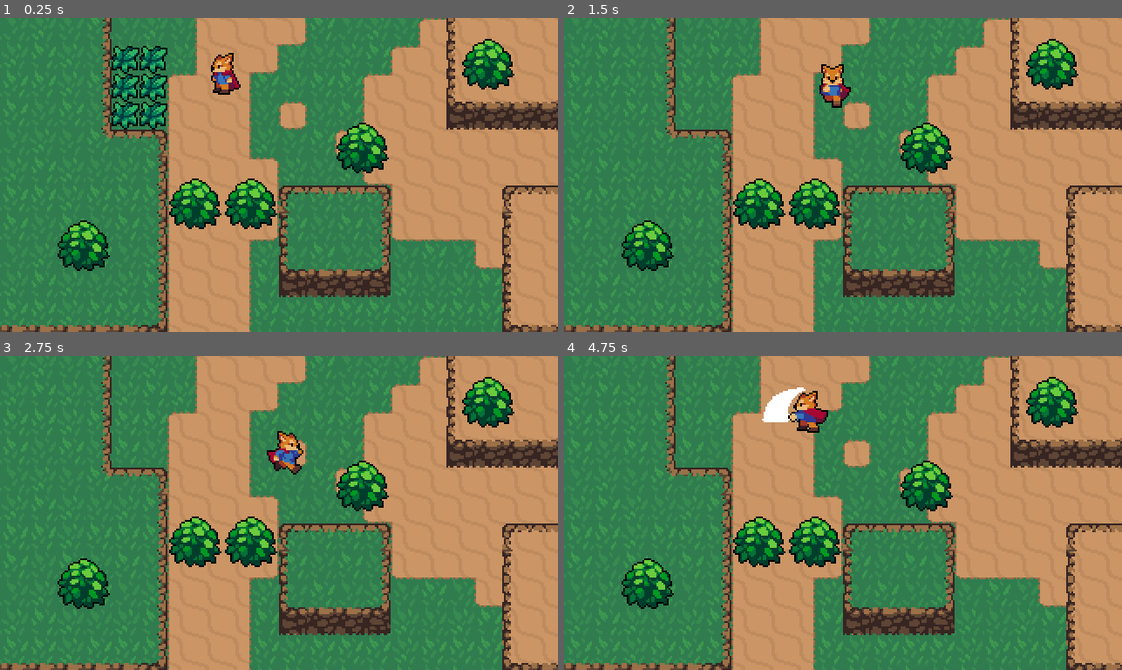
Above: before the commit, frames 1-4 (two rows, left to right).
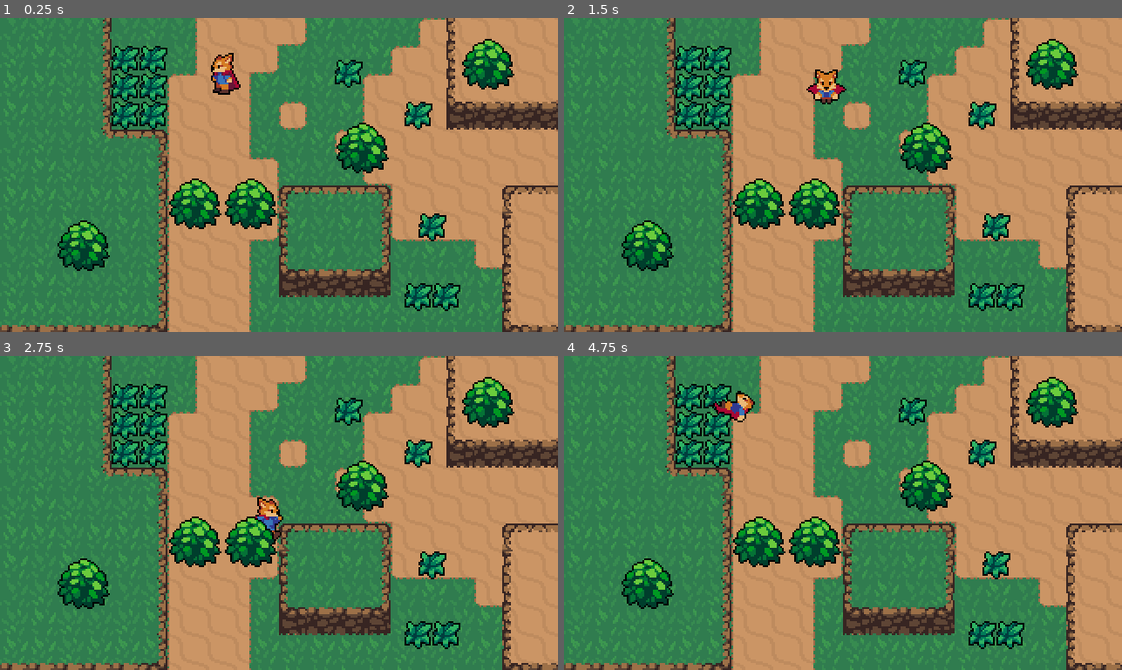
Above: after the commit, the same moments.

Repository: mccordgh/godot_heartbeast_rpg_tutorial
Game: Godot game, scene res://World.tscn
Two runs of this game, one before a commit and one after it. Both use one fixed random seed, a clock stepped at 60 frames per second and the inputs below.
Inputs:
- Up to frame 1 (0.25 s): no input
- Up to frame 2 (1.5 s): tap Enter at 0.5 s; hold Right (ui_right) 0.53-1.28 s; tap J (attack) at 0.6 s; tap K (roll, bound only after the commit) at 0.8, 1.35 s; hold Down (ui_down) from 1.28 s (still down)
- Up to frame 3 (2.75 s): tap J (attack) at 1.55, 2.1 s; release Down (ui_down) at 2.03 s; hold Right (ui_right) from 2.03 s (still down); tap K (roll, bound only after the commit) at 2.3 s
- Up to frame 4 (4.75 s): release Right (ui_right) at 2.78 s; hold Up (ui_up) 2.78-3.53 s; tap K (roll, bound only after the commit) at 2.85, 3.8, 4.35 s; tap J (attack) at 3.05, 3.6, 4.55 s; hold Left (ui_left) from 3.53 s (still down)

The runs differ from the first frame. In frame 1, 1.7% of the frame differs, in the area x 60-83%, y 13-94%; in frame 2, 4.3%; in frame 3, 4.6%; in frame 4, 5.0%, in the area x 20-83%, y 8-94%.

Commit message:
video 12

Diff:
--- /dev/null
+++ b/Collision/Hitbox.tscn
@@ -0,0 +1,8 @@
+[gd_scene format=2]
+
+[node name="Hitbox" type="Area2D"]
+collision_layer = 0
+collision_mask = 0
+
+[node name="CollisionShape2D" type="CollisionShape2D" parent="."]
+disabled = true
--- /dev/null
+++ b/Collision/Hurtbox.tscn
@@ -0,0 +1,7 @@
+[gd_scene format=2]
+
+[node name="Hurtbox" type="Area2D"]
+collision_layer = 0
+collision_mask = 0
+
+[node name="CollisionShape2D" type="CollisionShape2D" parent="."]
--- a/Player/Player.gd
+++ b/Player/Player.gd
@@ -4,6 +4,7 @@
 const ACCELERATION = 500
 const MAX_SPEED = 80
 const FRICTION = 500
+const ROLL_SPEED = 125
 
 onready var animation_player = $AnimationPlayer
 onready var animation_tree = $AnimationTree
@@ -17,13 +18,13 @@
 
 var state = MOVE
 var velocity = Vector2.ZERO
-
+var roll_vector = Vector2.LEFT
 
 func _ready():
 	animation_tree.active = true
 
 
-func _process(delta):
+func _physics_process(delta):
 	match state:
 		MOVE:
 			move_state(delta)
@@ -42,9 +43,12 @@
 
 	# Player is moving
 	if input_vector != Vector2.ZERO:
+		roll_vector = input_vector
+
 		animation_tree.set("parameters/Idle/blend_position", input_vector)
 		animation_tree.set("parameters/Run/blend_position", input_vector)
 		animation_tree.set("parameters/Attack/blend_position", input_vector)
+		animation_tree.set("parameters/Roll/blend_position", input_vector)
 		animation_state.travel("Run")
 
 		velocity = velocity.move_toward(input_vector * MAX_SPEED, ACCELERATION * delta)
@@ -53,10 +57,17 @@
 		animation_state.travel("Idle")
 		velocity = velocity.move_toward(Vector2.ZERO, FRICTION * delta)
 
-	velocity = move_and_slide(velocity)
+	move()
 
 	if Input.is_action_just_pressed("attack"):
 		state = ATTACK
+
+	if Input.is_action_just_pressed("roll"):
+		state = ROLL
+
+
+func move():
+	velocity = move_and_slide(velocity)
 
 
 func attack_state(delta):
@@ -64,8 +75,12 @@
 
 
 func back_to_move_state():
+	velocity = velocity / 2
 	state = MOVE
 
 
 func roll_state(delta):
-	pass
+	animation_state.travel("Roll")
+
+	velocity = (roll_vector * ROLL_SPEED) * 0.75
+	move()
--- a/Player/Player.tscn
+++ b/Player/Player.tscn
@@ -1,7 +1,8 @@
-[gd_scene load_steps=40 format=2]
+[gd_scene load_steps=53 format=2]
 
 [ext_resource path="res://Player/Player.gd" type="Script" id=1]
 [ext_resource path="res://Player/Player.png" type="Texture" id=2]
+[ext_resource path="res://Collision/Hitbox.tscn" type="PackedScene" id=3]
 
 [sub_resource type="CapsuleShape2D" id=1]
 radius = 4.0
@@ -36,6 +37,30 @@
 "method": "back_to_move_state"
 } ]
 }
+tracks/2/type = "value"
+tracks/2/path = NodePath("HitboxPosition:rotation_degrees")
+tracks/2/interp = 1
+tracks/2/loop_wrap = true
+tracks/2/imported = false
+tracks/2/enabled = true
+tracks/2/keys = {
+"times": PoolRealArray( 0 ),
+"transitions": PoolRealArray( 1 ),
+"update": 0,
+"values": [ 90.0 ]
+}
+tracks/3/type = "value"
+tracks/3/path = NodePath("HitboxPosition/SwordHitbox/CollisionShape2D:disabled")
+tracks/3/interp = 1
+tracks/3/loop_wrap = true
+tracks/3/imported = false
+tracks/3/enabled = true
+tracks/3/keys = {
+"times": PoolRealArray( 0.1, 0.3 ),
+"transitions": PoolRealArray( 1, 1 ),
+"update": 1,
+"values": [ false, true ]
+}
 
 [sub_resource type="Animation" id=28]
 resource_name = "AttackLeft"
@@ -66,6 +91,30 @@
 "method": "back_to_move_state"
 } ]
 }
+tracks/2/type = "value"
+tracks/2/path = NodePath("HitboxPosition:rotation_degrees")
+tracks/2/interp = 1
+tracks/2/loop_wrap = true
+tracks/2/imported = false
+tracks/2/enabled = true
+tracks/2/keys = {
+"times": PoolRealArray( 0 ),
+"transitions": PoolRealArray( 1 ),
+"update": 0,
+"values": [ 180.0 ]
+}
+tracks/3/type = "value"
+tracks/3/path = NodePath("HitboxPosition/SwordHitbox/CollisionShape2D:disabled")
+tracks/3/interp = 1
+tracks/3/loop_wrap = true
+tracks/3/imported = false
+tracks/3/enabled = true
+tracks/3/keys = {
+"times": PoolRealArray( 0.1, 0.3 ),
+"transitions": PoolRealArray( 1, 1 ),
+"update": 1,
+"values": [ false, true ]
+}
 
 [sub_resource type="Animation" id=29]
 resource_name = "AttackRight"
@@ -96,6 +145,30 @@
 "method": "back_to_move_state"
 } ]
 }
+tracks/2/type = "value"
+tracks/2/path = NodePath("HitboxPosition:rotation_degrees")
+tracks/2/interp = 1
+tracks/2/loop_wrap = true
+tracks/2/imported = false
+tracks/2/enabled = true
+tracks/2/keys = {
+"times": PoolRealArray( 0 ),
+"transitions": PoolRealArray( 1 ),
+"update": 0,
+"values": [ 0.0 ]
+}
+tracks/3/type = "value"
+tracks/3/path = NodePath("HitboxPosition/SwordHitbox/CollisionShape2D:disabled")
+tracks/3/interp = 1
+tracks/3/loop_wrap = true
+tracks/3/imported = false
+tracks/3/enabled = true
+tracks/3/keys = {
+"times": PoolRealArray( 0.1, 0.3 ),
+"transitions": PoolRealArray( 1, 1 ),
+"update": 1,
+"values": [ false, true ]
+}
 
 [sub_resource type="Animation" id=30]
 resource_name = "AttackUp"
@@ -126,6 +199,30 @@
 "method": "back_to_move_state"
 } ]
 }
+tracks/2/type = "value"
+tracks/2/path = NodePath("HitboxPosition:rotation_degrees")
+tracks/2/interp = 1
+tracks/2/loop_wrap = true
+tracks/2/imported = false
+tracks/2/enabled = true
+tracks/2/keys = {
+"times": PoolRealArray( 0 ),
+"transitions": PoolRealArray( 1 ),
+"update": 0,
+"values": [ -90.0 ]
+}
+tracks/3/type = "value"
+tracks/3/path = NodePath("HitboxPosition/SwordHitbox/CollisionShape2D:disabled")
+tracks/3/interp = 1
+tracks/3/loop_wrap = true
+tracks/3/imported = false
+tracks/3/enabled = true
+tracks/3/keys = {
+"times": PoolRealArray( 0.1, 0.3 ),
+"transitions": PoolRealArray( 1, 1 ),
+"update": 1,
+"values": [ false, true ]
+}
 
 [sub_resource type="Animation" id=10]
 resource_name = "IdleDown"
@@ -208,6 +305,150 @@
 "transitions": PoolRealArray( 1 ),
 "update": 0,
 "values": [ 1 ]
+}
+tracks/1/type = "value"
+tracks/1/path = NodePath("HitboxPosition:rotation_degrees")
+tracks/1/interp = 1
+tracks/1/loop_wrap = true
+tracks/1/imported = false
+tracks/1/enabled = true
+tracks/1/keys = {
+"times": PoolRealArray( 0 ),
+"transitions": PoolRealArray( 1 ),
+"update": 0,
+"values": [ 0.0 ]
+}
+tracks/2/type = "value"
+tracks/2/path = NodePath("HitboxPosition/SwordHitbox/CollisionShape2D:disabled")
+tracks/2/interp = 1
+tracks/2/loop_wrap = true
+tracks/2/imported = false
+tracks/2/enabled = true
+tracks/2/keys = {
+"times": PoolRealArray( 0 ),
+"transitions": PoolRealArray( 1 ),
+"update": 0,
+"values": [ true ]
+}
+
+[sub_resource type="Animation" id=39]
+resource_name = "RollDown"
+length = 0.5
+tracks/0/type = "value"
+tracks/0/path = NodePath("Sprite:frame")
+tracks/0/interp = 1
+tracks/0/loop_wrap = true
+tracks/0/imported = false
+tracks/0/enabled = true
+tracks/0/keys = {
+"times": PoolRealArray( 0, 0.1, 0.2, 0.3, 0.4 ),
+"transitions": PoolRealArray( 1, 1, 1, 1, 1 ),
+"update": 1,
+"values": [ 55, 56, 57, 58, 59 ]
+}
+tracks/1/type = "method"
+tracks/1/path = NodePath(".")
+tracks/1/interp = 1
+tracks/1/loop_wrap = true
+tracks/1/imported = false
+tracks/1/enabled = true
+tracks/1/keys = {
+"times": PoolRealArray( 0.5 ),
+"transitions": PoolRealArray( 1 ),
+"values": [ {
+"args": [  ],
+"method": "back_to_move_state"
+} ]
+}
+
+[sub_resource type="Animation" id=40]
+resource_name = "RollLeft"
+length = 0.5
+tracks/0/type = "value"
+tracks/0/path = NodePath("Sprite:frame")
+tracks/0/interp = 1
+tracks/0/loop_wrap = true
+tracks/0/imported = false
+tracks/0/enabled = true
+tracks/0/keys = {
+"times": PoolRealArray( 0, 0.1, 0.2, 0.3, 0.4 ),
+"transitions": PoolRealArray( 1, 1, 1, 1, 1 ),
+"update": 1,
+"values": [ 50, 51, 52, 53, 54 ]
+}
+tracks/1/type = "method"
+tracks/1/path = NodePath(".")
+tracks/1/interp = 1
+tracks/1/loop_wrap = true
+tracks/1/imported = false
+tracks/1/enabled = true
+tracks/1/keys = {
+"times": PoolRealArray( 0.5 ),
+"transitions": PoolRealArray( 1 ),
+"values": [ {
+"args": [  ],
+"method": "back_to_move_state"
+} ]
+}
+
+[sub_resource type="Animation" id=41]
+resource_name = "RollRight"
+length = 0.5
+tracks/0/type = "value"
+tracks/0/path = NodePath("Sprite:frame")
+tracks/0/interp = 1
+tracks/0/loop_wrap = true
+tracks/0/imported = false
+tracks/0/enabled = true
+tracks/0/keys = {
+"times": PoolRealArray( 0, 0.1, 0.2, 0.3, 0.4 ),
+"transitions": PoolRealArray( 1, 1, 1, 1, 1 ),
+"update": 1,
+"values": [ 40, 41, 42, 43, 44 ]
+}
+tracks/1/type = "method"
+tracks/1/path = NodePath(".")
+tracks/1/interp = 1
+tracks/1/loop_wrap = true
+tracks/1/imported = false
+tracks/1/enabled = true
+tracks/1/keys = {
+"times": PoolRealArray( 0.5 ),
+"transitions": PoolRealArray( 1 ),
+"values": [ {
+"args": [  ],
+"method": "back_to_move_state"
+} ]
+}
+
+[sub_resource type="Animation" id=42]
+resource_name = "RollUp"
+length = 0.5
+tracks/0/type = "value"
+tracks/0/path = NodePath("Sprite:frame")
+tracks/0/interp = 1
+tracks/0/loop_wrap = true
+tracks/0/imported = false
+tracks/0/enabled = true
+tracks/0/keys = {
+"times": PoolRealArray( 0, 0.1, 0.2, 0.3, 0.4 ),
+"transitions": PoolRealArray( 1, 1, 1, 1, 1 ),
+"update": 1,
+"values": [ 45, 46, 47, 48, 49 ]
+}
+tracks/1/type = "method"
+tracks/1/path = NodePath(".")
+tracks/1/interp = 1
+tracks/1/loop_wrap = true
+tracks/1/imported = false
+tracks/1/enabled = true
+tracks/1/keys = {
+"times": PoolRealArray( 0.5 ),
+"transitions": PoolRealArray( 1 ),
+"values": [ {
+"args": [  ],
+"method": "back_to_move_state"
+} ]
 }
 
 [sub_resource type="Animation" id=6]
@@ -332,6 +573,31 @@
 max_space = Vector2( 1, 1.1 )
 blend_mode = 1
 
+[sub_resource type="AnimationNodeAnimation" id=46]
+animation = "RollLeft"
+
+[sub_resource type="AnimationNodeAnimation" id=47]
+animation = "RollUp"
+
+[sub_resource type="AnimationNodeAnimation" id=48]
+animation = "RollRight"
+
+[sub_resource type="AnimationNodeAnimation" id=49]
+animation = "RollDown"
+
+[sub_resource type="AnimationNodeBlendSpace2D" id=43]
+blend_point_0/node = SubResource( 46 )
+blend_point_0/pos = Vector2( -1, 0 )
+blend_point_1/node = SubResource( 47 )
+blend_point_1/pos = Vector2( 0, -1.1 )
+blend_point_2/node = SubResource( 48 )
+blend_point_2/pos = Vector2( 1, 0 )
+blend_point_3/node = SubResource( 49 )
+blend_point_3/pos = Vector2( 0, 1.1 )
+min_space = Vector2( -1, -1.1 )
+max_space = Vector2( 1, 1.1 )
+blend_mode = 1
+
 [sub_resource type="AnimationNodeAnimation" id=20]
 animation = "RunLeft"
 
@@ -365,21 +631,32 @@
 
 [sub_resource type="AnimationNodeStateMachineTransition" id=37]
 
+[sub_resource type="AnimationNodeStateMachineTransition" id=44]
+
+[sub_resource type="AnimationNodeStateMachineTransition" id=45]
+
 [sub_resource type="AnimationNodeStateMachine" id=17]
 states/Attack/node = SubResource( 35 )
 states/Attack/position = Vector2( 351, 225 )
 states/Idle/node = SubResource( 16 )
 states/Idle/position = Vector2( 351, 117 )
+states/Roll/node = SubResource( 43 )
+states/Roll/position = Vector2( 351, -1 )
 states/Run/node = SubResource( 24 )
 states/Run/position = Vector2( 535, 117 )
-transitions = [ "Idle", "Run", SubResource( 25 ), "Run", "Idle", SubResource( 26 ), "Idle", "Attack", SubResource( 36 ), "Attack", "Idle", SubResource( 37 ) ]
+transitions = [ "Idle", "Run", SubResource( 25 ), "Run", "Idle", SubResource( 26 ), "Idle", "Attack", SubResource( 36 ), "Attack", "Idle", SubResource( 37 ), "Idle", "Roll", SubResource( 44 ), "Roll", "Idle", SubResource( 45 ) ]
 start_node = "Idle"
+graph_offset = Vector2( -48, -149 )
 
 [sub_resource type="AnimationNodeStateMachinePlayback" id=18]
 
 [sub_resource type="AnimationNodeStateMachinePlayback" id=19]
 
+[sub_resource type="CapsuleShape2D" id=38]
+height = 12.0
+
 [node name="Player" type="KinematicBody2D"]
+collision_layer = 2
 script = ExtResource( 1 )
 
 [node name="Sprite" type="Sprite" parent="."]
@@ -402,6 +679,10 @@
 anims/IdleRight = SubResource( 7 )
 anims/IdleUp = SubResource( 8 )
 anims/RESET = SubResource( 2 )
+anims/RollDown = SubResource( 39 )
+anims/RollLeft = SubResource( 40 )
+anims/RollRight = SubResource( 41 )
+anims/RollUp = SubResource( 42 )
 anims/RunDown = SubResource( 6 )
 anims/RunLeft = SubResource( 5 )
 anims/RunRight = SubResource( 3 )
@@ -414,4 +695,18 @@
 parameters/Attack/blend_position = Vector2( -0.196251, -0.563415 )
 parameters/Idle/blend_position = Vector2( 0, 0 )
 parameters/Idle/4/playback = SubResource( 19 )
+parameters/Roll/blend_position = Vector2( 0.0771775, 0.781023 )
 parameters/Run/blend_position = Vector2( 0, 0 )
+
+[node name="HitboxPosition" type="Position2D" parent="."]
+position = Vector2( 0, -4 )
+
+[node name="SwordHitbox" parent="HitboxPosition" instance=ExtResource( 3 )]
+position = Vector2( 16, 0 )
+collision_mask = 8
+input_pickable = false
+
+[node name="CollisionShape2D" parent="HitboxPosition/SwordHitbox" index="0"]
+shape = SubResource( 38 )
+
+[editable path="HitboxPosition/SwordHitbox"]
--- a/World.tscn
+++ b/World.tscn
@@ -520,6 +520,7 @@
 [node name="DirtCliffTileMap" type="TileMap" parent="."]
 tile_set = SubResource( 2 )
 cell_size = Vector2( 32, 32 )
+collision_mask = 0
 format = 1
 tile_data = PoolIntArray( -1, 0, 0, -65536, 0, 1, -65535, 0, 2, -65528, 0, 0, -65527, 0, 1, -65526, 0, 2, 65535, 0, 655 …(717 unchanged characters)…
 
@@ -565,20 +566,35 @@
 
 [node name="Grass" type="YSort" parent="YSort"]
 
-[node name="Grass" parent="." instance=ExtResource( 6 )]
+[node name="Grass" parent="YSort/Grass" instance=ExtResource( 6 )]
 position = Vector2( 72, 56 )
 
-[node name="Grass2" parent="." instance=ExtResource( 6 )]
+[node name="Grass2" parent="YSort/Grass" instance=ExtResource( 6 )]
 position = Vector2( 88, 56 )
 
-[node name="Grass3" parent="." instance=ExtResource( 6 )]
+[node name="Grass3" parent="YSort/Grass" instance=ExtResource( 6 )]
 position = Vector2( 72, 40 )
 
-[node name="Grass4" parent="." instance=ExtResource( 6 )]
+[node name="Grass4" parent="YSort/Grass" instance=ExtResource( 6 )]
 position = Vector2( 88, 40 )
 
-[node name="Grass5" parent="." instance=ExtResource( 6 )]
+[node name="Grass5" parent="YSort/Grass" instance=ExtResource( 6 )]
 position = Vector2( 72, 24 )
 
-[node name="Grass6" parent="." instance=ExtResource( 6 )]
+[node name="Grass6" parent="YSort/Grass" instance=ExtResource( 6 )]
 position = Vector2( 88, 24 )
+
+[node name="Grass7" parent="YSort/Grass" instance=ExtResource( 6 )]
+position = Vector2( 200, 32 )
+
+[node name="Grass8" parent="YSort/Grass" instance=ExtResource( 6 )]
+position = Vector2( 240, 56 )
+
+[node name="Grass9" parent="YSort/Grass" instance=ExtResource( 6 )]
+position = Vector2( 240, 160 )
+
+[node name="Grass10" parent="YSort/Grass" instance=ExtResource( 6 )]
+position = Vector2( 256, 160 )
+
+[node name="Grass11" parent="YSort/Grass" instance=ExtResource( 6 )]
+position = Vector2( 248, 120 )
--- a/World/Grass.gd
+++ b/World/Grass.gd
@@ -1,13 +1,15 @@
 extends Node2D
 
 
-func _process(delta):
-	if Input.is_action_just_pressed("attack"):
-		var grass_effect = load("res://Effects/GrassEffect.tscn")
-		var grass_effect_instance = grass_effect.instance()
-		var world = get_tree().current_scene
+func create_grass_effect():
+	var grass_effect = load("res://Effects/GrassEffect.tscn")
+	var grass_effect_instance = grass_effect.instance()
+	var world = get_tree().current_scene
 
-		grass_effect_instance.global_position = global_position
-		world.add_child(grass_effect_instance)
+	grass_effect_instance.global_position = global_position
+	world.add_child(grass_effect_instance)
 
-		queue_free()
+
+func _on_Hurtbox_area_entered(area):
+	create_grass_effect()
+	queue_free()
--- a/World/Grass.tscn
+++ b/World/Grass.tscn
@@ -1,10 +1,25 @@
-[gd_scene load_steps=3 format=2]
+[gd_scene load_steps=5 format=2]
 
 [ext_resource path="res://World/Grass.png" type="Texture" id=1]
 [ext_resource path="res://World/Grass.gd" type="Script" id=2]
+[ext_resource path="res://Collision/Hurtbox.tscn" type="PackedScene" id=3]
+
+[sub_resource type="RectangleShape2D" id=1]
+extents = Vector2( 6, 6 )
 
 [node name="Grass" type="Node2D"]
 script = ExtResource( 2 )
 
 [node name="Sprite" type="Sprite" parent="."]
 texture = ExtResource( 1 )
+
+[node name="Hurtbox" parent="." instance=ExtResource( 3 )]
+collision_layer = 8
+
+[node name="CollisionShape2D" parent="Hurtbox" index="0"]
+position = Vector2( 0, -1 )
+shape = SubResource( 1 )
+
+[connection signal="area_entered" from="Hurtbox" to="." method="_on_Hurtbox_area_entered"]
+
+[editable path="Hurtbox"]
--- a/project.godot
+++ b/project.godot
@@ -88,10 +88,23 @@
 }
 attack={
 "deadzone": 0.5,
-"events": [ Object(InputEventKey,"resource_local_to_scene":false,"resource_name":"","device":0,"alt":false,"shift":false,"control":false,"meta":false,"command":false,"pressed":false,"scancode":0,"physical_scancode":32,"unicode":0,"echo":false,"script":null)
+"events": [ Object(InputEventKey,"resource_local_to_scene":false,"resource_name":"","device":0,"alt":false,"shift":false,"control":false,"meta":false,"command":false,"pressed":false,"scancode":0,"physical_scancode":88,"unicode":0,"echo":false,"script":null)
 , Object(InputEventKey,"resource_local_to_scene":false,"resource_name":"","device":0,"alt":false,"shift":false,"control":false,"meta":false,"command":false,"pressed":false,"scancode":0,"physical_scancode":74,"unicode":0,"echo":false,"script":null)
  ]
 }
+roll={
+"deadzone": 0.5,
+"events": [ Object(InputEventKey,"resource_local_to_scene":false,"resource_name":"","device":0,"alt":false,"shift":false,"control":false,"meta":false,"command":false,"pressed":false,"scancode":0,"physical_scancode":75,"unicode":0,"echo":false,"script":null)
+, Object(InputEventKey,"resource_local_to_scene":false,"resource_name":"","device":0,"alt":false,"shift":false,"control":false,"meta":false,"command":false,"pressed":false,"scancode":0,"physical_scancode":90,"unicode":0,"echo":false,"script":null)
+ ]
+}
+
+[layer_names]
+
+2d_physics/layer_1="World"
+2d_physics/layer_2="Player"
+2d_physics/layer_3="PlayerHurtbox"
+2d_physics/layer_4="EnemyHurtbox"
 
 [physics]
 
